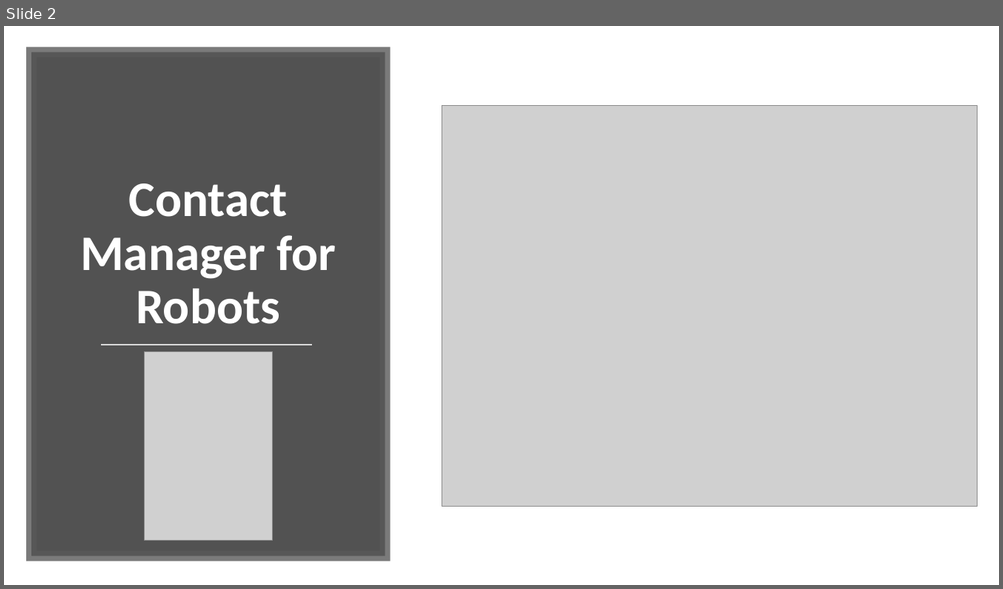
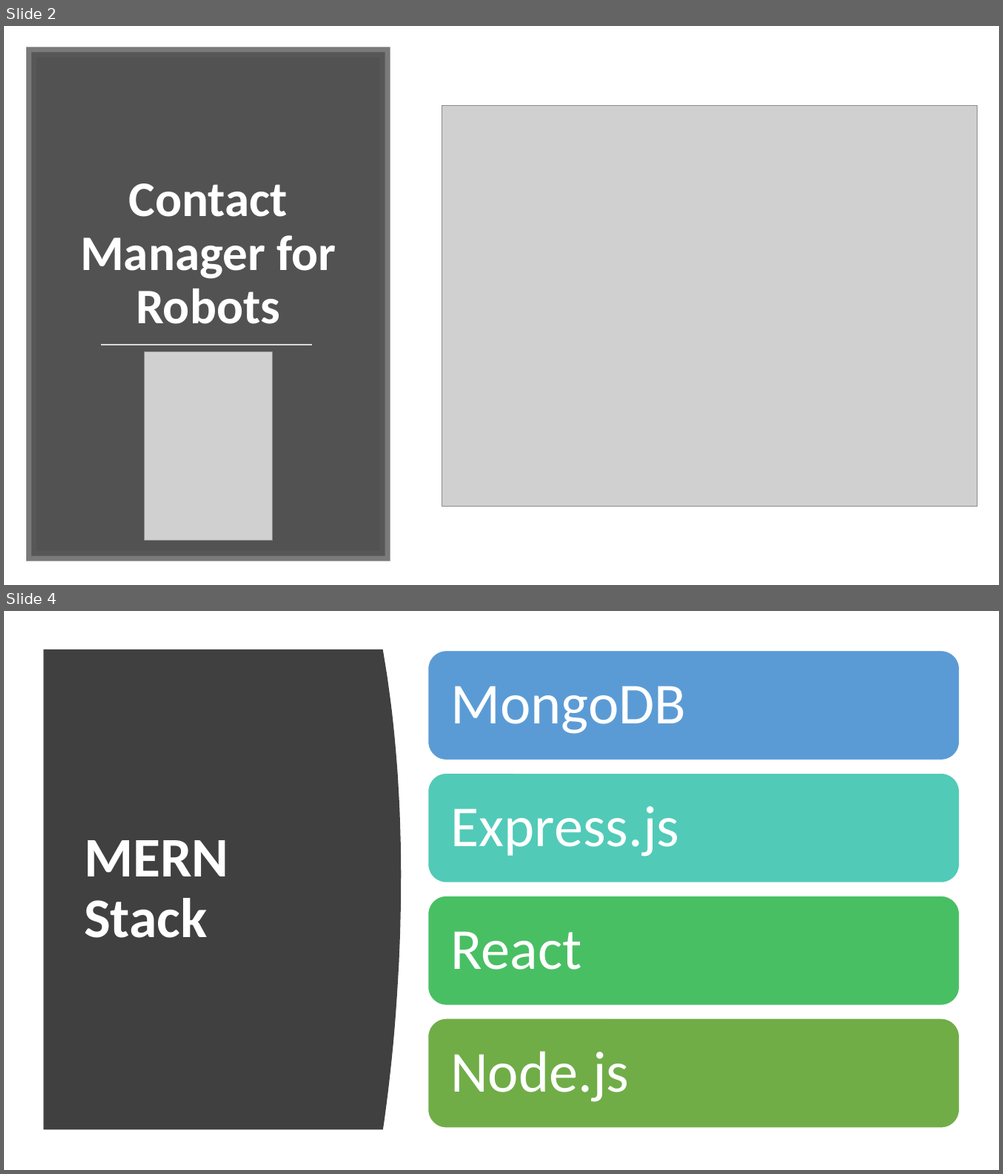
Before and after one commit to andrew-nicely/COP4331-Contact-Manager, a slide deck: VincentFiles/Contact Manager.pptx. Shown one above the other, each under a label of ours: slide 2 before the commit, slides 2 and 4 after it; the slides between them are not shown. The pictures are 1003x589 and 1003x1174 pixels, drawn with LibreOffice and Linux fonts; fonts in the diff are those of the drawing; grey boxes stand for pictures. Boxes give left, top, right and bottom in pixels: in the first picture for what was removed or moved away, otherwise in the second. Text is boxed around its words. In the diff, an @@ line names an element or a change of style, - is before the commit and + after.

```diff
--- a/VincentFiles/Contact Manager.pptx
+++ b/VincentFiles/Contact Manager.pptx
@@ slide 4 added at box(4, 611, 999, 1170), background #FFFFFF @@
@@ freeform shape added at box(43, 649, 401, 1130), fill #404040 @@
@@ title added at box(84, 840, 228, 938), 54 pt, text #FFFFFF, bold @@
+MERN Stack
@@ group added at box(428, 650, 959, 1129): 4 rounded rectangles, 4 texts @@
+MongoDB
+Express.js
+React
+Node.js
```
Also in this commit, not shown: 2 slides changed, 1 other slide added, 1 slide removed.
